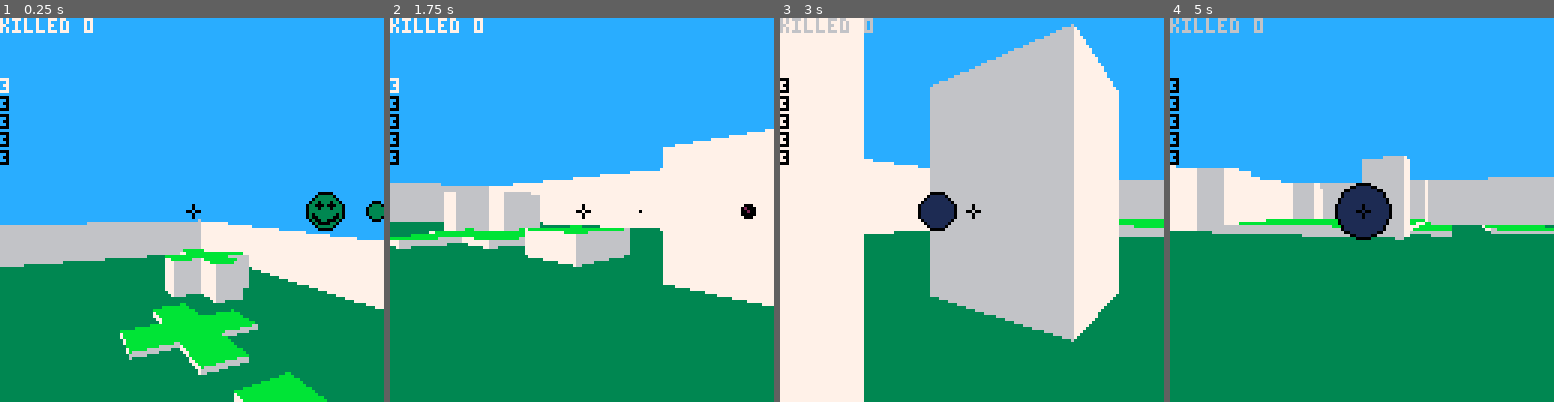
Above: before the commit, frames 1-4 (left to right).
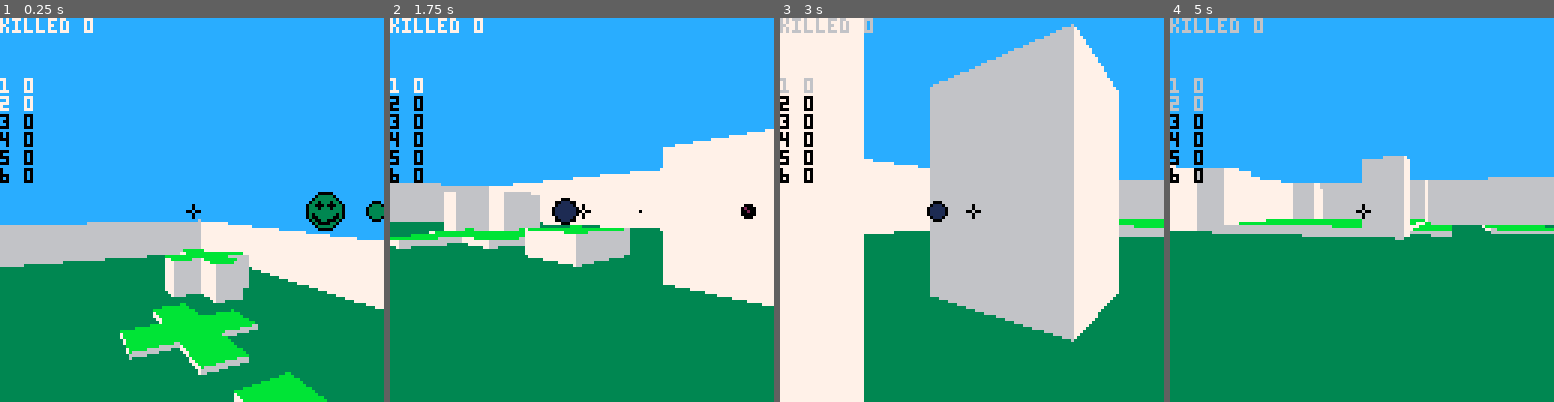
Above: after the commit, the same moments.

Repository: gotsunami/picomaze
Game: PICO-8 cartridge picomaze.p8
Same seed, same stepped clock (60 frames per second), same inputs: the game is played once before the commit and once after it.
Inputs:
- Up to frame 1 (0.25 s): no input
- Up to frame 2 (1.75 s): tap O (Z key) at 0.7, 1.7 s; hold Right from 1.6 s (still down)
- Up to frame 3 (3 s): release Right at 2.1 s; tap O (Z key) at 2.1, 2.5, 2.9 s; hold Up 2.15-2.42 s; hold Right from 2.47 s (still down)
- Up to frame 4 (5 s): release Right at 3.03 s; hold Left 3.08-3.58 s; tap O (Z key) every 0.4 s from 3.3 to 4.9 s; hold Down 3.63-3.97 s; hold Right 4.02-4.68 s; hold Up from 4.73 s (still down)

The runs differ from the first frame. In frame 1, 0.7% of the frame differs, in the area x 0-9%, y 15-43%; in frame 2, 1.0%; in frame 3, 1.3%; in frame 4, 2.3%, in the area x 0-58%, y 15-58%.

Commit message:
Player can be shot too

Diff:
--- a/picomaze.p8
+++ b/picomaze.p8
@@ -20,10 +20,10 @@
 -- functions for all smileys/players
 ----------------------------------------
 -- init a smiley
-function init_smiley(sm, cnt)
+function init_smiley(sm, id, s)
    -- init id and colors
-   sm.id = cnt
-   sm.cl = {cnt, 0}
+   sm.id = id
+   sm.cl = {id, 0}
    -- init position
    sm.x = 1+flr(rnd(29)) sm.y = 1+flr(rnd(29))
    sm.z = 12
@@ -34,7 +34,7 @@
    sm.dt = 0.1
    -- init life and score
    sm.l = 3
-   sm.s = 0
+   sm.s = s
    -- init bullet
    sm.bl={}
    sm.bl.x = sm.x sm.bl.y = sm.y
@@ -70,7 +70,7 @@
    ta.l = flr(ta.l - 1)
    if (ta.l < 1) then
       sh.s += 1
-      init_smiley(ta, ta.id)
+      init_smiley(ta, ta.id, ta.s)
    end
    return ta
 end
@@ -93,9 +93,9 @@
       sm.bl.x=sm.bl.x+cos(sm.bl.d)*0.55
       sm.bl.y=sm.bl.y+sin(sm.bl.d)*0.55
       -- hit an enemy?
-      for en in all(ens) do
+      for en in all(pls) do
 	 if (sqrt((sm.bl.x - en.x)^2 + (sm.bl.y - en.y)^2) < 0.25) then
-	    hit(pl, en)
+	    hit(sm, en)
 	    sm.bl.fired = false
 	    break
 	 end
@@ -128,15 +128,13 @@
 ----------------------------------------
 function _init()
  state = ""
- pl = {}
- init_smiley(pl, 1)
-
- ens = {}
- for cnt in all({2, 3, 4, 5, 6}) do
+ pls = {}
+ for cnt in all({1, 2, 3, 4, 5, 6}) do
     en = {}
-    init_smiley(en, cnt)
-    add(ens, en)
+    init_smiley(en, cnt, 0)
+    add(pls, en)
  end
+ pl = pls[1]
 end
 
 function _update()
@@ -156,9 +154,11 @@
    move(pl, m)
    bullet(pl)
 
-   for en in all(ens) do
+   for en in all(pls) do
       -- move --
-      AI_move(en)
+      if (en.id !=1) then
+	 AI_move(en)
+      end
       bullet(en)
       -- life restore --
       en.l = min(en.l + 0.005, 3)
@@ -334,13 +334,14 @@
  -- draw own bullet
  cursor(0,0) print(state)
  state = "killed "..pl.s
- draw_bullet(pl)
-
- -- draw enemies and their bullets
+
+ -- draw enemies and bullets
  cursor(0,20)
- for en in all(ens) do
-    print(en.l)
-    draw_smiley(en)
+ for en in all(pls) do
+    print(en.id.." "..en.s)
+    if (en.id != 1) then
+       draw_smiley(en)
+    end
     draw_bullet(en)
  end
 
